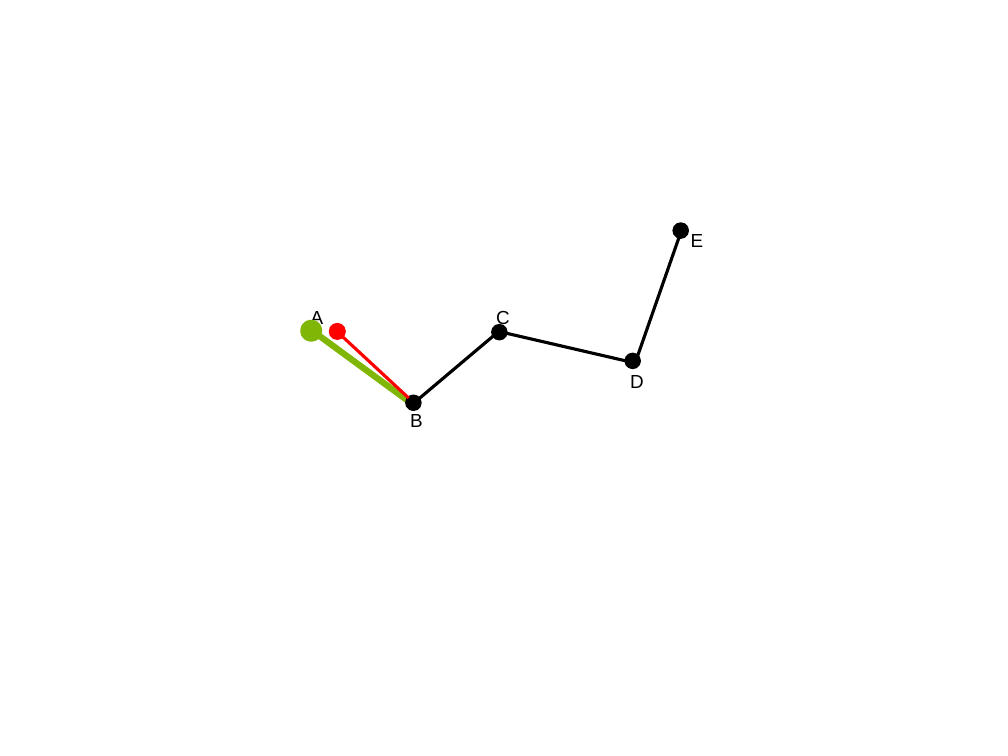
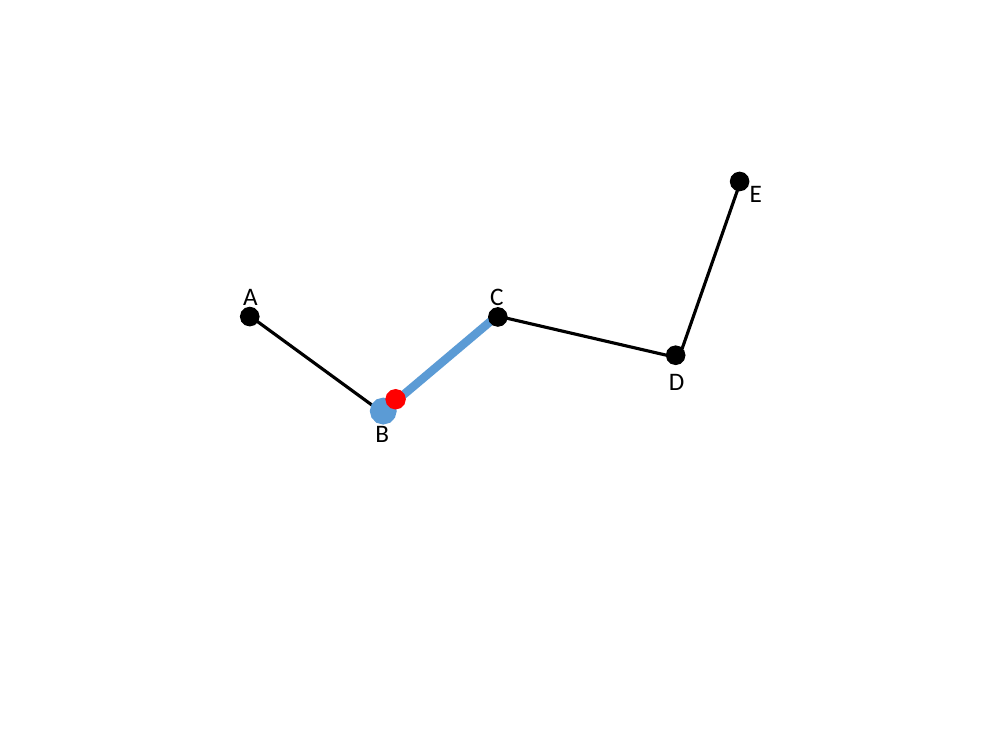
Before and after one commit to hqt/street-router, a slide deck: slide 53 of Document/presentation/full presentation.pptx (slide 48 before the commit). Drawn at 1008x756 pixels with LibreOffice and Linux fonts; fonts in the diff are those of the drawing. Boxes give left, top, right and bottom in pixels: in the first picture for what was removed or moved away, otherwise in the second. Text is boxed around its words. In the diff, an @@ line names an element or a change of style, - is before the commit and + after.

```diff
--- a/Document/presentation/full presentation.pptx
+++ b/Document/presentation/full presentation.pptx
@@ ellipse added at (731,172,749,191), fill #000000, outline #000000 1 pt @@
@@ size 13.5 to 18 pt, font Arial to Calibri in 5 elements at (490,288,503,311), (669,373,684,390), (375,422,389,442), (243,288,258,311), (750,185,762,202) @@
@@ text "E": place and size @@
-text "E" at (691,234,704,247)
+text "E" at (750,185,762,202)
@@ line moved from (638, 356) - (680, 233) to (682, 349) - (740, 184) @@
@@ ellipse removed at (674,224,688,238) @@
@@ text "A": place and size @@
-text "A" at (311,310,324,329)
+text "A" at (243,288,258,311)
@@ text "C": place and size @@
-text "C" at (496,311,510,329)
+text "C" at (490,288,503,311)
@@ ellipse: place and size @@
-ellipse at (304,324,319,338)
+ellipse at (241,307,259,326)
@@ ellipse at (241,307,259,326): fill #80B606 to #000000; outline #80B606 6 pt to #000000 1 pt @@
@@ line moved from (313, 332) - (412, 404) to (250, 316) - (383, 413) @@
@@ line (250, 316) - (383, 413): stroke #80B606 4.5 pt to #000000 2.25 pt @@
@@ ellipse removed at (331,325,345,339) @@
@@ line moved from (412, 404) - (499, 332) to (382, 413) - (497, 316) @@
@@ line (382, 413) - (497, 316): stroke #000000 2.25 pt to #5B9BD5 6 pt @@
@@ ellipse: place and size @@
-ellipse at (493,326,507,340)
+ellipse at (489,307,507,326)
@@ ellipse at (489,307,507,326): outline #000000 2 pt to #000000 1 pt @@
@@ line moved from (499, 332) - (626, 361) to (497, 316) - (666, 355) @@
@@ line removed from (343, 337) to (408, 398) @@
@@ ellipse at (666,346,684,364): outline #000000 2 pt to #000000 1 pt @@
@@ ellipse: place and size @@
-ellipse at (626,354,640,368)
+ellipse at (666,346,684,364)
@@ text "D": place and size @@
-text "D" at (630,375,644,388)
+text "D" at (669,373,684,390)
@@ text "B": place and size @@
-text "B" at (410,414,423,427)
+text "B" at (375,422,389,442)
@@ ellipse added at (374,402,392,420), fill #5B9BD5, outline #5B9BD5 6 pt @@
@@ ellipse: place and size @@
-ellipse at (406,396,420,410)
+ellipse at (386,390,405,409)
@@ ellipse at (386,390,405,409): fill #000000 to #FF0000; outline #000000 2 pt to #FF0000 1 pt @@
```
Also in this commit, not shown: 92 other slides changed, 13 slides added, 9 slides removed, 2 other files.
